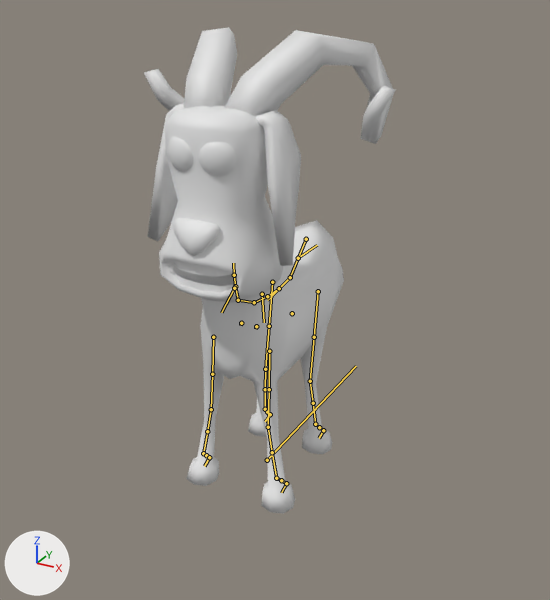
Two versions of the FBX model Assets/Blender/rig.fbx, one commit apart.
One viewpoint serves both versions: a 50 mm camera at (1.37, -2.42, 1.99) aimed at (0.11, -0.14, 0.85). Lighting does not change. The marker at lower left points along +X, +Y and +Z. The bones that bend it are drawn over the model as lines. Materials are left out; every surface is plain grey.
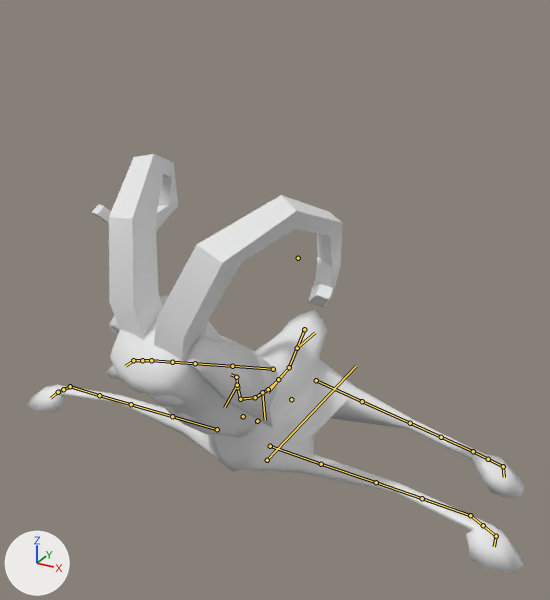
The newer file adds an action. The first version stands in its rest pose; the second is drawn at frame 61 of the action 'rig|Jamp'.

Location of each change, [x1, y1, x2, y2] in pixels of the pictures (550 x 600 px):
'Body', posed (168% wider, 32% shorter): before [159, 106, 344, 514]; after [27, 295, 524, 573]
'Cube.013', posed (76% taller): before [144, 27, 396, 144]; after [92, 154, 343, 361]
'Cube.016', posed: before [148, 103, 301, 266]; after [109, 315, 273, 428]
'Sphere.002', posed: before [167, 136, 236, 177]; after [126, 383, 184, 407]
bone 'DEF-spine.004', root to tip: before (306, 239) to (290, 277); after (304, 329) to (289, 367)
bone 'DEF-spine.010', root to tip: before (235, 286) to (234, 275); after (237, 387) to (236, 377)
bone 'DEF-spine.011', root to tip: before (234, 275) to (233, 263); after (236, 377) to (231, 374)
bone 'torso', root to tip: before (298, 258) to (317, 245); after (297, 348) to (315, 332)
bone 'DEF-thigh.L', root to tip: before (318, 291) to (314, 337); after (316, 380) to (362, 401)
bone 'DEF-shin.L', root to tip: before (310, 381) to (313, 403); after (410, 423) to (441, 437)
bone 'DEF-shin.L.001', root to tip: before (313, 403) to (315, 424); after (441, 437) to (473, 451)
bone 'DEF-foot.L', root to tip: before (315, 424) to (319, 427); after (473, 451) to (488, 459)
bone 'DEF-foot.L.001', root to tip: before (319, 427) to (323, 430); after (488, 459) to (503, 466)
bone 'DEF-toe.L', root to tip: before (323, 430) to (319, 438); after (503, 466) to (504, 477)
bone 'DEF-thigh.R', root to tip: before (272, 282) to (269, 326); after (273, 369) to (232, 366)
bone 'DEF-shin.R', root to tip: before (265, 369) to (265, 389); after (195, 363) to (172, 362)
bone 'DEF-shin.R.001', root to tip: before (265, 389) to (265, 409); after (172, 362) to (151, 360)
bone 'DEF-foot.R', root to tip: before (265, 409) to (267, 412); after (151, 360) to (142, 360)
bone 'DEF-foot.R.001', root to tip: before (267, 412) to (270, 414); after (142, 360) to (133, 360)
bone 'DEF-toe.R', root to tip: before (270, 414) to (265, 421); after (133, 360) to (125, 366)
bone 'DEF-front_thigh.L', root to tip: before (269, 351) to (269, 389); after (270, 446) to (321, 464)
bone 'DEF-front_shin.L', root to tip: before (268, 427) to (272, 452); after (376, 482) to (422, 498)
bone 'DEF-front_shin.L.001', root to tip: before (272, 452) to (276, 478); after (422, 498) to (470, 515)
bone 'DEF-front_foot.L', root to tip: before (276, 478) to (281, 480); after (470, 515) to (483, 525)
bone 'DEF-front_foot.L.001', root to tip: before (281, 480) to (286, 483); after (483, 525) to (496, 536)
bone 'DEF-front_toe.L', root to tip: before (286, 483) to (281, 492); after (496, 536) to (494, 546)
bone 'DEF-front_thigh.R', root to tip: before (213, 337) to (212, 374); after (217, 429) to (172, 416)
bone 'DEF-front_shin.R', root to tip: before (211, 409) to (207, 431); after (131, 404) to (99, 395)
bone 'DEF-front_shin.R.001', root to tip: before (207, 431) to (203, 453); after (99, 395) to (70, 386)
bone 'DEF-front_foot.R', root to tip: before (203, 453) to (206, 455); after (70, 386) to (63, 389)
bone 'DEF-front_foot.R.001', root to tip: before (206, 455) to (209, 457); after (63, 389) to (58, 392)
bone 'DEF-front_toe.R', root to tip: before (209, 457) to (204, 466); after (58, 392) to (50, 398)

The change in detail:
Bone 'DEF-spine.004' (bone_def_spine_004) moves from (0.0, 0.0, 0.0) to (0.0, 0.277, -0.326).
Bone 'DEF-spine.010' (bone_def_spine_010) turns from (0, 0, 0) to (0, -5, 0) degrees about its own x, y and z.
Bone 'DEF-spine.011' (bone_def_spine_011) turns from (0, 0, 0) to (47, -3, -6) degrees about its own x, y and z.
Bone 'torso' (bone_torso) moves from (0.0, 0.0, 0.0) to (0.0, 0.001, -0.427).
Bone 'DEF-thigh.L' (bone_def_thigh_l) turns from (0, 0, 0) to (20, 15, -72) degrees about its own x, y and z.
Bone 'DEF-thigh.L' (bone_def_thigh_l) is rescaled from (1.0, 1.0, 1.0) to (0.95, 1.12, 0.95).
Bone 'DEF-shin.L' (bone_def_shin_l) turns from (0, 0, 0) to (-16, 2, -1) degrees about its own x, y and z.
Bone 'DEF-shin.L' (bone_def_shin_l) is rescaled from (1.0, 1.0, 1.0) to (0.97, 1.08, 0.97).
Bone 'DEF-shin.L.001' (bone_def_shin_l_001) turns from (0, 0, 0) to (0, 2, 0) degrees about its own x, y and z.
Bone 'DEF-foot.L' (bone_def_foot_l) turns from (0, 0, 0) to (-36, 3, -1) degrees about its own x, y and z.
Bone 'DEF-foot.L' (bone_def_foot_l) is rescaled from (1.0, 1.0, 1.0) to (0.95, 1.1, 0.95).
Bone 'DEF-foot.L.001' (bone_def_foot_l_001) turns from (0, 0, 0) to (0, -20, 0) degrees about its own x, y and z.
Bone 'DEF-toe.L' (bone_def_toe_l) turns from (0, 0, 0) to (71, -48, -27) degrees about its own x, y and z.
Bone 'DEF-toe.L' (bone_def_toe_l) is rescaled from (1.0, 1.0, 1.0) to (0.9, 1.15, 1.05).
Bone 'DEF-thigh.R' (bone_def_thigh_r) turns from (0, 0, 0) to (20, -15, 72) degrees about its own x, y and z.
Bone 'DEF-thigh.R' (bone_def_thigh_r) is rescaled from (1.0, 1.0, 1.0) to (0.95, 1.12, 0.95).
Bone 'DEF-shin.R' (bone_def_shin_r) turns from (0, 0, 0) to (-16, -2, 1) degrees about its own x, y and z.
Bone 'DEF-shin.R' (bone_def_shin_r) is rescaled from (1.0, 1.0, 1.0) to (0.96, 1.08, 0.96).
Bone 'DEF-shin.R.001' (bone_def_shin_r_001) turns from (0, 0, 0) to (0, -2, 0) degrees about its own x, y and z.
Bone 'DEF-foot.R' (bone_def_foot_r) turns from (0, 0, 0) to (-36, -3, 1) degrees about its own x, y and z.
Bone 'DEF-foot.R' (bone_def_foot_r) is rescaled from (1.0, 1.0, 1.0) to (0.95, 1.1, 0.95).
Bone 'DEF-foot.R.001' (bone_def_foot_r_001) turns from (0, 0, 0) to (0, 20, 0) degrees about its own x, y and z.
Bone 'DEF-toe.R' (bone_def_toe_r) turns from (0, 0, 0) to (71, 48, 27) degrees about its own x, y and z.
Bone 'DEF-toe.R' (bone_def_toe_r) is rescaled from (1.0, 1.0, 1.0) to (0.9, 1.15, 1.05).
Bone 'DEF-front_thigh.L' (bone_def_front_thigh_l) turns from (0, 0, 0) to (83, 14, -16) degrees about its own x, y and z.
Bone 'DEF-front_thigh.L' (bone_def_front_thigh_l) is rescaled from (1.0, 1.0, 1.0) to (0.84, 1.41, 0.84).
Bone 'DEF-front_shin.L' (bone_def_front_shin_l) turns from (0, 0, 0) to (-10, 0, 0) degrees about its own x, y and z.
Bone 'DEF-front_shin.L' (bone_def_front_shin_l) is rescaled from (1.0, 1.0, 1.0) to (0.95, 1.12, 0.95).
Bone 'DEF-front_shin.L.001' (bone_def_front_shin_l_001) turns from (0, 0, 0) to (0, -25, 0) degrees about its own x, y and z.
Bone 'DEF-front_foot.L' (bone_def_front_foot_l) turns from (0, 0, 0) to (-39, -11, 19) degrees about its own x, y and z.
Bone 'DEF-front_foot.L' (bone_def_front_foot_l) is rescaled from (1.0, 1.0, 1.0) to (0.91, 1.08, 1.25).
Bone 'DEF-front_foot.L.001' (bone_def_front_foot_l_001) turns from (0, 0, 0) to (0, 22, 0) degrees about its own x, y and z.
Bone 'DEF-front_toe.L' (bone_def_front_toe_l) turns from (0, 0, 0) to (-21, -12, 55) degrees about its own x, y and z.
Bone 'DEF-front_thigh.R' (bone_def_front_thigh_r) turns from (0, 0, 0) to (83, -14, 16) degrees about its own x, y and z.
Bone 'DEF-front_thigh.R' (bone_def_front_thigh_r) is rescaled from (1.0, 1.0, 1.0) to (0.84, 1.41, 0.84).
Bone 'DEF-front_shin.R' (bone_def_front_shin_r) turns from (0, 0, 0) to (-10, 0, 0) degrees about its own x, y and z.
Bone 'DEF-front_shin.R' (bone_def_front_shin_r) is rescaled from (1.0, 1.0, 1.0) to (0.95, 1.12, 0.95).
Bone 'DEF-front_shin.R.001' (bone_def_front_shin_r_001) turns from (0, 0, 0) to (0, 25, 0) degrees about its own x, y and z.
Bone 'DEF-front_foot.R' (bone_def_front_foot_r) turns from (0, 0, 0) to (-39, 11, -19) degrees about its own x, y and z.
Bone 'DEF-front_foot.R' (bone_def_front_foot_r) is rescaled from (1.0, 1.0, 1.0) to (0.91, 1.08, 1.25).
Bone 'DEF-front_foot.R.001' (bone_def_front_foot_r_001) turns from (0, 0, 0) to (0, -22, 0) degrees about its own x, y and z.
Bone 'DEF-front_toe.R' (bone_def_front_toe_r) turns from (0, 0, 0) to (-21, 12, -55) degrees about its own x, y and z.
